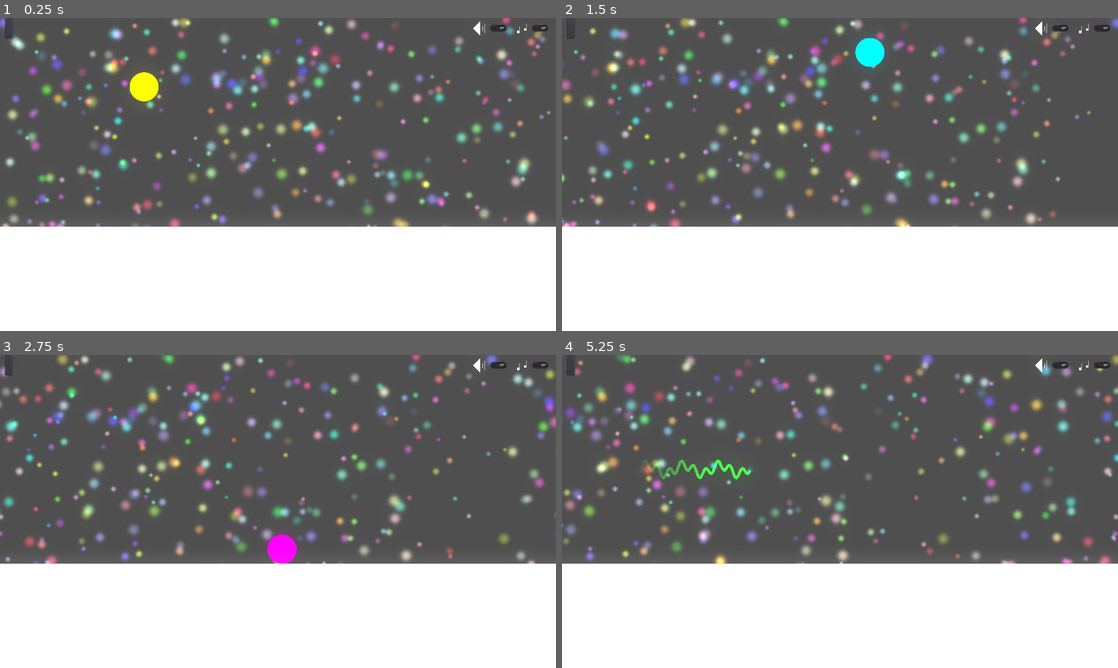
Above: before the commit, frames 1-4 (two rows, left to right).
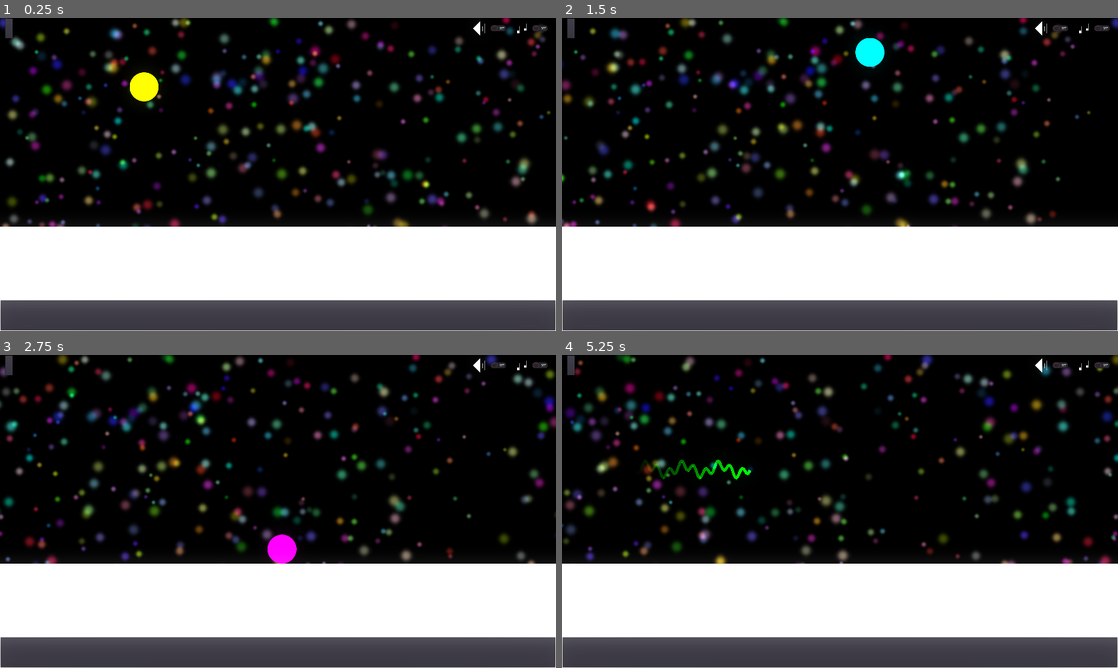
Above: after the commit, the same moments.

Repository: savenger/warticle
Game: Godot game, scene res://Scenes/World.tscn
Same seed, same stepped clock (60 frames per second), same inputs: the game is played once before the commit and once after it.
Inputs:
- Up to frame 1 (0.25 s): no input
- Up to frame 2 (1.5 s): tap Space (jump_button) at 0.5, 0.77 s; hold D (move_right_button) 0.53-1.28 s; tap Alt (switch_button) at 0.6, 1.35 s; tap K at 1.25 s; hold A (move_left_button) from 1.28 s (still down)
- Up to frame 3 (2.75 s): tap Space (jump_button) at 1.52 s; tap K at 2 s; release A (move_left_button) at 2.03 s; hold D (move_right_button) from 2.03 s (still down); tap Alt (switch_button) at 2.1 s
- Up to frame 4 (5.25 s): tap K at 2.75, 3.5, 4.25 s; tap Alt (switch_button) every 0.75 s from 2.85 to 5.1 s; tap Space (jump_button) at 3.02, 3.77, 4.52 s; release D (move_right_button) at 3.53 s; hold A (move_left_button) from 3.53 s (still down)

The runs differ from the first frame. In frame 1, 76% of the frame differs, in the area x 0-100%, y 0-100%; in frame 2, 76%; in frame 3, 76%; in frame 4, 76%.

Commit message:
Added Tutorial Screens

Diff:
--- /dev/null
+++ b/Assets/UI_Theme/architxt_32px.tres
@@ -0,0 +1,7 @@
+[gd_resource type="DynamicFont" load_steps=2 format=2]
+
+[ext_resource path="res://Assets/UI_Theme/architxt.ttf" type="DynamicFontData" id=1]
+
+[resource]
+size = 32
+font_data = ExtResource( 1 )
--- a/Scenes/Player.tscn
+++ b/Scenes/Player.tscn
@@ -3,31 +3,11 @@
 [ext_resource path="res://Assets/white_circle_100x.png" type="Texture" id=1]
 [ext_resource path="res://Scripts/Player.gd" type="Script" id=2]
 [ext_resource path="res://Assets/white_circle_100x_mask.png" type="Texture" id=3]
-[ext_resource path="res://Scripts/Wave.gd" type="Script" id=4]
-
-[sub_resource type="Shader" id=7]
-code = "shader_type canvas_item;
-
-uniform sampler2D emission_teture;
-uniform vec4 glow_color : hint_color = vec4(1.0);
-
-void fragment()
-{
-	vec4 current_color = texture(TEXTURE,UV); // what's our current sprite pixel
-	vec4 emission_color = texture(emission_teture,UV); // what's our current emission pixel
-
-	if(emission_color.r > 0f) // check if we're not black in the emission color.
-	{
-		COLOR = (emission_color + glow_color) // add brightness corrosponding with the emission pixel
-	}
-	else
-	{
-		COLOR = current_color; // we arent over an emission pixel leave alone
-	}
-}"
+[ext_resource path="res://Assets/light.gdshader" type="Shader" id=4]
+[ext_resource path="res://Scripts/Wave.gd" type="Script" id=5]
 
 [sub_resource type="ShaderMaterial" id=8]
-shader = SubResource( 7 )
+shader = ExtResource( 4 )
 shader_param/glow_color = Color( 1, 1, 1, 1 )
 shader_param/emission_teture = ExtResource( 3 )
 
--- a/Scenes/UI.tscn
+++ b/Scenes/UI.tscn
@@ -1,10 +1,11 @@
-[gd_scene load_steps=8 format=2]
+[gd_scene load_steps=11 format=2]
 
 [ext_resource path="res://Assets/UI_Theme/architxt.ttf" type="DynamicFontData" id=1]
 [ext_resource path="res://Assets/UI_Theme/music_icon.png" type="Texture" id=2]
 [ext_resource path="res://Assets/UI_Theme/sound_icon.png" type="Texture" id=3]
 [ext_resource path="res://Scenes/audio_system.tscn" type="PackedScene" id=4]
 [ext_resource path="res://Scripts/UI.gd" type="Script" id=5]
+[ext_resource path="res://Assets/UI_Theme/architxt_32px.tres" type="DynamicFont" id=6]
 
 [sub_resource type="DynamicFont" id=1]
 size = 64
@@ -12,6 +13,28 @@
 
 [sub_resource type="Theme" id=2]
 default_font = SubResource( 1 )
+
+[sub_resource type="DynamicFont" id=5]
+size = 32
+outline_size = 1
+font_data = ExtResource( 1 )
+
+[sub_resource type="Animation" id=4]
+resource_name = "fadeout"
+length = 5.0
+step = 1.0
+tracks/0/type = "value"
+tracks/0/path = NodePath("PanelContainer:modulate")
+tracks/0/interp = 1
+tracks/0/loop_wrap = true
+tracks/0/imported = false
+tracks/0/enabled = true
+tracks/0/keys = {
+"times": PoolRealArray( 0, 4, 5 ),
+"transitions": PoolRealArray( 1, 1, 0.392292 ),
+"update": 0,
+"values": [ Color( 1, 1, 1, 1 ), Color( 1, 1, 1, 1 ), Color( 1, 1, 1, 0 ) ]
+}
 
 [node name="UI" type="Control"]
 anchor_right = 1.0
@@ -87,5 +110,34 @@
 
 [node name="audio_system" parent="." instance=ExtResource( 4 )]
 
+[node name="BottomBar" type="Control" parent="."]
+anchor_top = 0.9
+anchor_right = 1.0
+anchor_bottom = 1.0
+__meta__ = {
+"_edit_use_anchors_": false
+}
+
+[node name="PanelContainer" type="PanelContainer" parent="BottomBar"]
+anchor_right = 1.0
+anchor_bottom = 1.0
+__meta__ = {
+"_edit_use_anchors_": false
+}
+
+[node name="RichTextLabel" type="RichTextLabel" parent="BottomBar/PanelContainer"]
+margin_left = 7.0
+margin_top = 7.0
+margin_right = 1913.0
+margin_bottom = 101.0
+custom_fonts/bold_font = SubResource( 5 )
+custom_fonts/normal_font = ExtResource( 6 )
+bbcode_enabled = true
+bbcode_text = "You are a little light particle \\nPress [b]A/D [/b] to move left/right."
+text = "You are a little light particle \\nPress A/D  to move left/right."
+
+[node name="AnimationPlayer" type="AnimationPlayer" parent="BottomBar"]
+anims/fadeout = SubResource( 4 )
+
 [connection signal="toggled" from="TopBar/Control_AudioControlls/Button_SFXMute" to="audio_system" method="_on_Button_SFXMute_toggled"]
 [connection signal="toggled" from="TopBar/Control_AudioControlls/Button_MusicMute" to="audio_system" method="_on_Button_MusicMute_toggled"]
--- a/Scripts/Level.gd
+++ b/Scripts/Level.gd
@@ -3,8 +3,6 @@
 const START_WITH_TUTORIAL: bool = true
 
 var player
-
-
 
 # Called when the node enters the scene tree for the first time.
 func _ready():
@@ -20,6 +18,7 @@
 		var scene = load(cur_level)
 		var instance = scene.instance()
 		add_child(instance)
+
 	else:
 		get_parent().current_level = LevelGenerator.load_next_level(get_parent().current_level)
 		add_child(load(get_parent().current_level).instance())
--- a/Scripts/UI.gd
+++ b/Scripts/UI.gd
@@ -1,6 +1,41 @@
 extends Control
-
-
 
 func _on_Timer_count(new_value):
 	$TopBar/Control_Score/Panel/Label_ScoreValue.text = str(int(new_value))
+
+var current_level = -1
+
+func _process(_delta):
+	var new_level = Globals.tutorial_level + 1
+	if new_level != current_level:
+		current_level = new_level
+
+		var new_text = ""
+		var is_active = true
+
+		match current_level:
+			0:
+				new_text = "You are a little light particle \nPress [b]A/D [/b] to move left/right."
+			1:
+				new_text = "Press [b]Space[/b] to jump."
+			2:
+				new_text = "You can also wall jump!"
+			3:
+				new_text = "Press [b]K[/b] to switch to [wave amp=50 freq=16]wave[/wave] form to avoid holes.\nHoles = Death"
+			4:
+				new_text = "Press [b]K[/b] to switch back \n You can't control the wave's direction"
+			5:
+				new_text = "Keep up with the flow.\nLeft wall = also Death"
+			6:
+				new_text = "You go be a good little particle and get that highscore!"
+				is_active = false
+
+
+		update_text(new_text, is_active)
+
+func update_text(text, is_active):
+	$BottomBar/PanelContainer/RichTextLabel.bbcode_text = text
+	if is_active:
+		$BottomBar/PanelContainer.visible = true
+	else:
+		$BottomBar/AnimationPlayer.play("fadeout")
--- a/project.godot
+++ b/project.godot
@@ -74,4 +74,5 @@
 
 [rendering]
 
+environment/default_clear_color=Color( 0, 0, 0, 1 )
 environment/default_environment="res://default_env.tres"
Not shown: 1 places in Scenes/Player.tscn that only renumber resources
